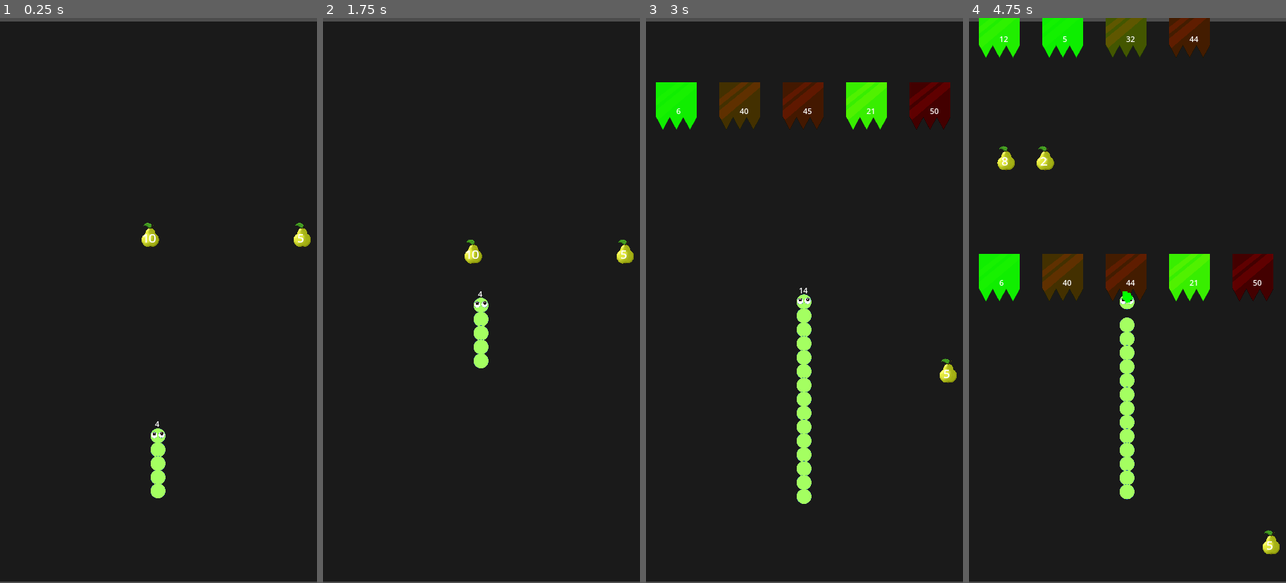
Above: before the commit, frames 1-4 (left to right).
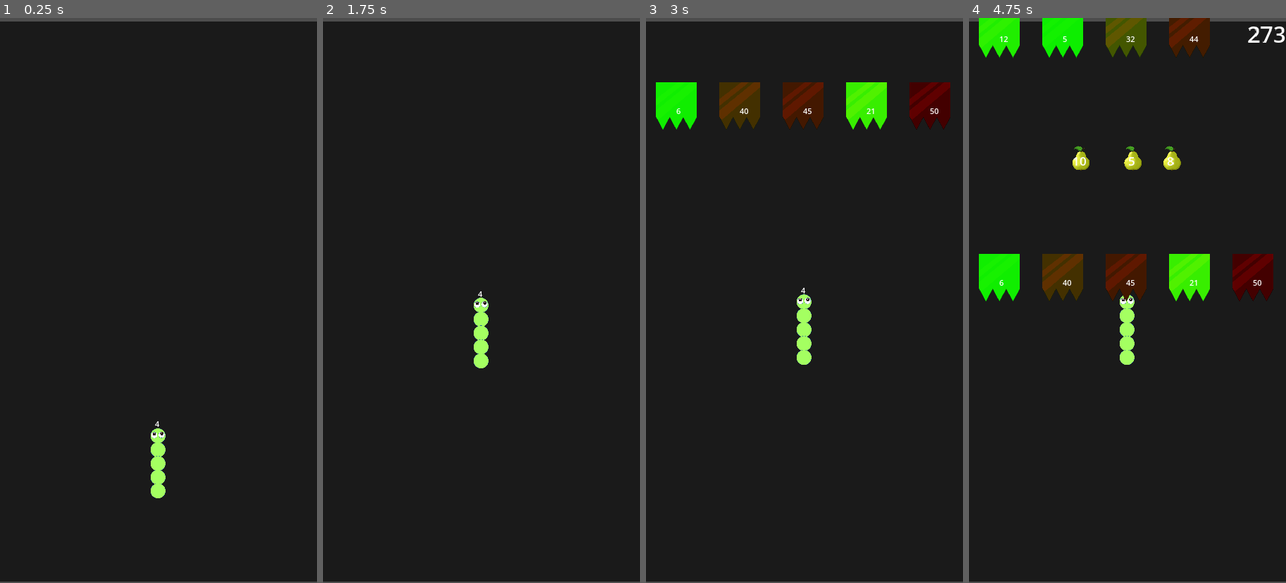
Above: after the commit, the same moments.

Repository: owasi70/SnakeRunV1
Game: Godot game, scene res://scene/main.tscn
Two runs of this game, one before a commit and one after it. Both use one fixed random seed, a clock stepped at 60 frames per second and the inputs below.
Inputs (mouse positions are in pixels of both pictures, inside the frame that each line leads up to):
- Up to frame 1 (0.25 s): no input
- Up to frame 2 (1.75 s): move the mouse to (551, 272) at 0.52 s; move the mouse to (418, 328) at 1.27 s
- Up to frame 3 (3 s): move the mouse to (836, 176) at 2.02 s; move the mouse to (788, 413) at 2.77 s
- Up to frame 4 (4.75 s): move the mouse to (1222, 385) at 3.52 s; move the mouse to (1032, 215) at 4.27 s

The runs differ from the first frame. In frame 1, 0.3% of the frame differs, in the area x 44-98%, y 36-41%; in frame 2, 0.3%; in frame 3, 1.1%; in frame 4, 2.2%, in the area x 8-100%, y 1-95%.

Commit message:
Upto UI
StartMenu + Score+Signal Manager + Game Manager

Diff:
--- a/Autoload/game_manager.gd
+++ b/Autoload/game_manager.gd
@@ -1,7 +1,15 @@
 extends Node
 
+const MAIN:PackedScene = preload("res://scene/main.tscn")
+const STARTMENU:PackedScene = preload("res://scene/start_menu.tscn")
+
+var final_score:int = 0
+func start_game():
+	get_tree().change_scene_to_packed(MAIN)
+
+func game_over():
+	get_tree().change_scene_to_packed(STARTMENU)
 
 
-
-func game_over():
-	print("Game Over!")
+func set_final_score(score:int)-> void:
+	final_score = score
--- /dev/null
+++ b/Autoload/signal_manager.gd
@@ -0,0 +1,4 @@
+extends Node
+
+signal On_Score_Update
+signal On_Health_Update
--- a/project.godot
+++ b/project.godot
@@ -18,6 +18,7 @@
 [autoload]
 
 GameManager="*res://Autoload/game_manager.gd"
+SignalManager="*res://Autoload/signal_manager.gd"
 
 [display]
 
--- a/scene/box.tscn
+++ b/scene/box.tscn
@@ -4,13 +4,13 @@
 [ext_resource type="Texture2D" uid="uid://dq1isnrnrnjl3" path="res://asset/ob2.png" id="1_o7qi3"]
 
 [sub_resource type="RectangleShape2D" id="RectangleShape2D_ppd61"]
-size = Vector2(83, 91)
+size = Vector2(83, 95)
 
 [sub_resource type="Curve" id="Curve_1higy"]
 _data = [Vector2(0, 1), 0.0, 0.0, 0, 0, Vector2(1, 0.021978), 0.0, 0.0, 0, 0]
 point_count = 2
 
-[sub_resource type="CurveTexture" id="CurveTexture_y5twt"]
+[sub_resource type="CurveTexture" id="CurveTexture_pfhc8"]
 curve = SubResource("Curve_1higy")
 
 [sub_resource type="ParticleProcessMaterial" id="ParticleProcessMaterial_dkanc"]
@@ -23,29 +23,23 @@
 initial_velocity_max = 500.0
 gravity = Vector3(0, 0, 0)
 scale_max = 10.0
-scale_curve = SubResource("CurveTexture_y5twt")
+scale_curve = SubResource("CurveTexture_pfhc8")
 color = Color(0, 1, 0, 1)
 
 [node name="Box" type="RigidBody2D" groups=["Box"]]
-disable_mode = 1
+mass = 0.001
 gravity_scale = 0.0
-can_sleep = false
-lock_rotation = true
-freeze = true
 freeze_mode = 1
-continuous_cd = 2
 contact_monitor = true
-max_contacts_reported = 10
-linear_damp_mode = 1
+max_contacts_reported = 1
 script = ExtResource("1_mogw3")
-dont_move = true
 
 [node name="Sprite2D" type="Sprite2D" parent="."]
 scale = Vector2(0.5, 0.5)
 texture = ExtResource("1_o7qi3")
 
 [node name="CollisionShape2D" type="CollisionShape2D" parent="."]
-position = Vector2(0.5, -2.5)
+position = Vector2(0.5, -0.5)
 shape = SubResource("RectangleShape2D_ppd61")
 
 [node name="Label" type="Label" parent="."]
@@ -53,6 +47,7 @@
 offset_bottom = 23.0
 
 [node name="GPUParticles2D" type="GPUParticles2D" parent="."]
+visible = false
 position = Vector2(1, 40)
 rotation = 1.61904
 emitting = false
--- a/scene/main.tscn
+++ b/scene/main.tscn
@@ -7,6 +7,7 @@
 [ext_resource type="PackedScene" uid="uid://dylej43hp4b51" path="res://scene/food.tscn" id="5_ttqjx"]
 [ext_resource type="Script" path="res://script/box_manager.gd" id="6_413no"]
 [ext_resource type="PackedScene" uid="uid://bw6hdqsks2n0o" path="res://scene/box.tscn" id="7_crl1a"]
+[ext_resource type="Script" path="res://script/hud.gd" id="8_tn8h0"]
 
 [node name="main" type="Node2D"]
 
@@ -33,7 +34,6 @@
 script = ExtResource("4_d8dcq")
 snake_path = NodePath("../snake")
 food_scene = ExtResource("5_ttqjx")
-appearance_frequency = 60
 
 [node name="BoxManager" type="Node2D" parent="."]
 script = ExtResource("6_413no")
@@ -44,3 +44,27 @@
 min_spawn_dist = 1000.0
 
 [node name="Timer" type="Timer" parent="."]
+
+[node name="CanvasLayer" type="CanvasLayer" parent="."]
+
+[node name="hud" type="Control" parent="CanvasLayer"]
+layout_mode = 3
+anchors_preset = 15
+anchor_right = 1.0
+anchor_bottom = 1.0
+grow_horizontal = 2
+grow_vertical = 2
+script = ExtResource("8_tn8h0")
+
+[node name="scoreLabel" type="Label" parent="CanvasLayer/hud"]
+top_level = true
+layout_mode = 1
+anchors_preset = 1
+anchor_left = 1.0
+anchor_right = 1.0
+offset_left = -40.0
+offset_bottom = 64.0
+grow_horizontal = 0
+size_flags_horizontal = 4
+size_flags_vertical = 0
+theme_override_font_sizes/font_size = 46
--- /dev/null
+++ b/scene/node_2d.tscn
@@ -0,0 +1,64 @@
+[gd_scene load_steps=10 format=3 uid="uid://dv0cqrxjlwlkx"]
+
+[ext_resource type="Script" path="res://text/rigid_body_2d.gd" id="1_2r8b8"]
+[ext_resource type="Texture2D" uid="uid://bb77tm6myevic" path="res://asset/head.png" id="2_02wl3"]
+[ext_resource type="Texture2D" uid="uid://3si5snhm4sf5" path="res://asset/candy-256.png" id="3_a7nbj"]
+[ext_resource type="Texture2D" uid="uid://bpo7pu64qci3b" path="res://asset/apple-256.png" id="3_lr6bu"]
+[ext_resource type="PackedScene" uid="uid://bw6hdqsks2n0o" path="res://scene/box.tscn" id="5_5fsth"]
+
+[sub_resource type="CircleShape2D" id="CircleShape2D_ln1hb"]
+radius = 49.366
+
+[sub_resource type="WorldBoundaryShape2D" id="WorldBoundaryShape2D_uu8fi"]
+
+[sub_resource type="CircleShape2D" id="CircleShape2D_t5l2t"]
+radius = 58.0345
+
+[sub_resource type="CircleShape2D" id="CircleShape2D_fo66r"]
+radius = 102.489
+
+[node name="Node2D" type="Node2D"]
+
+[node name="RigidBody2D" type="RigidBody2D" parent="."]
+position = Vector2(278, 567)
+contact_monitor = true
+max_contacts_reported = 1
+script = ExtResource("1_2r8b8")
+
+[node name="Sprite2D" type="Sprite2D" parent="RigidBody2D"]
+texture = ExtResource("2_02wl3")
+
+[node name="CollisionShape2D" type="CollisionShape2D" parent="RigidBody2D"]
+shape = SubResource("CircleShape2D_ln1hb")
+
+[node name="StaticBody2D" type="StaticBody2D" parent="."]
+position = Vector2(342, 1112)
+
+[node name="CollisionShape2D" type="CollisionShape2D" parent="StaticBody2D"]
+shape = SubResource("WorldBoundaryShape2D_uu8fi")
+
+[node name="RigidBody2D2" type="RigidBody2D" parent="."]
+position = Vector2(546, 357)
+
+[node name="Sprite2D" type="Sprite2D" parent="RigidBody2D2"]
+scale = Vector2(0.5, 0.5)
+texture = ExtResource("3_a7nbj")
+
+[node name="CollisionShape2D" type="CollisionShape2D" parent="RigidBody2D2"]
+shape = SubResource("CircleShape2D_t5l2t")
+
+[node name="StaticBody2D2" type="StaticBody2D" parent="."]
+position = Vector2(127, 996)
+
+[node name="Sprite2D" type="Sprite2D" parent="StaticBody2D2"]
+texture = ExtResource("3_lr6bu")
+
+[node name="CollisionShape2D" type="CollisionShape2D" parent="StaticBody2D2"]
+shape = SubResource("CircleShape2D_fo66r")
+
+[node name="Box" parent="." instance=ExtResource("5_5fsth")]
+position = Vector2(280, 819)
+rotation = -3.1137
+
+[connection signal="body_entered" from="RigidBody2D" to="RigidBody2D" method="_on_body_entered"]
+[connection signal="body_shape_entered" from="RigidBody2D" to="RigidBody2D" method="_on_body_shape_entered"]
--- a/scene/snake.tscn
+++ b/scene/snake.tscn
@@ -8,11 +8,32 @@
 radius = 14.0
 
 [sub_resource type="CircleShape2D" id="CircleShape2D_qwwvl"]
+radius = 22.19
+
+[sub_resource type="Curve" id="Curve_d645g"]
+_data = [Vector2(0, 1), 0.0, 0.0, 0, 0, Vector2(1, 0.021978), 0.0, 0.0, 0, 0]
+point_count = 2
+
+[sub_resource type="CurveTexture" id="CurveTexture_y5twt"]
+curve = SubResource("Curve_d645g")
+
+[sub_resource type="ParticleProcessMaterial" id="ParticleProcessMaterial_h6mmp"]
+lifetime_randomness = 0.5
+particle_flag_disable_z = true
+emission_shape = 2
+emission_sphere_radius = 1.0
+spread = 116.031
+flatness = 0.73
+initial_velocity_max = 500.0
+gravity = Vector3(0, 0, 0)
+scale_max = 10.0
+scale_curve = SubResource("CurveTexture_y5twt")
+color = Color(0.36, 1, 0.36, 1)
 
 [node name="snake" type="RigidBody2D" groups=["snake"]]
-disable_mode = 2
-mass = 0.001
-gravity_scale = 0.0
+collision_mask = 3
+contact_monitor = true
+max_contacts_reported = 1
 script = ExtResource("1_1y70h")
 tail_scene = ExtResource("2_httmn")
 
@@ -37,5 +58,21 @@
 [node name="TouchScreenButton" type="TouchScreenButton" parent="."]
 shape = SubResource("CircleShape2D_qwwvl")
 
+[node name="GPUParticles2D" type="GPUParticles2D" parent="."]
+position = Vector2(0, -23)
+rotation = 1.5708
+emitting = false
+amount = 50
+amount_ratio = 0.975
+process_material = SubResource("ParticleProcessMaterial_h6mmp")
+lifetime = 0.7
+speed_scale = 0.84
+explosiveness = 1.0
+randomness = 0.7
+fixed_fps = 0
+collision_base_size = 0.0
+draw_order = 0
+trail_sections = 4
+
 [connection signal="pressed" from="TouchScreenButton" to="." method="_on_touch_screen_button_pressed"]
 [connection signal="released" from="TouchScreenButton" to="." method="_on_touch_screen_button_released"]
--- /dev/null
+++ b/scene/start_menu.tscn
@@ -0,0 +1,204 @@
+[gd_scene load_steps=8 format=3 uid="uid://ckmciqr8cjc8k"]
+
+[ext_resource type="Script" path="res://script/start_menu.gd" id="1_pe21p"]
+[ext_resource type="Texture2D" uid="uid://bg6nf6nalmvor" path="res://asset/bg.png" id="2_x7mcd"]
+[ext_resource type="Texture2D" uid="uid://cpgr1jdahp86t" path="res://asset/body.png" id="3_gxdx6"]
+[ext_resource type="Texture2D" uid="uid://bb77tm6myevic" path="res://asset/head.png" id="4_7nrpy"]
+
+[sub_resource type="Animation" id="Animation_wg1j7"]
+resource_name = "Startanim"
+length = 2.0
+tracks/0/type = "value"
+tracks/0/imported = false
+tracks/0/enabled = true
+tracks/0/path = NodePath("AnimationPlayer/Sprite2D:position")
+tracks/0/interp = 1
+tracks/0/loop_wrap = false
+tracks/0/keys = {
+"times": PackedFloat32Array(0, 1.5, 1.6),
+"transitions": PackedFloat32Array(1, 1, 1),
+"update": 0,
+"values": [Vector2(312, 512), Vector2(312, 684), Vector2(312, 682)]
+}
+tracks/1/type = "value"
+tracks/1/imported = false
+tracks/1/enabled = true
+tracks/1/path = NodePath("AnimationPlayer/Sprite2D2:position")
+tracks/1/interp = 1
+tracks/1/loop_wrap = false
+tracks/1/keys = {
+"times": PackedFloat32Array(0, 1.5, 1.7, 2),
+"transitions": PackedFloat32Array(1, 1, 1, 1),
+"update": 0,
+"values": [Vector2(311, 481), Vector2(311, 653), Vector2(311, 657), Vector2(311, 653)]
+}
+tracks/2/type = "value"
+tracks/2/imported = false
+tracks/2/enabled = true
+tracks/2/path = NodePath("AnimationPlayer/Sprite2D3:position")
+tracks/2/interp = 1
+tracks/2/loop_wrap = false
+tracks/2/keys = {
+"times": PackedFloat32Array(0, 1.5, 1.7, 2),
+"transitions": PackedFloat32Array(1, 1, 1, 1),
+"update": 0,
+"values": [Vector2(311, 447), Vector2(311, 623), Vector2(311, 628), Vector2(311, 621)]
+}
+tracks/3/type = "value"
+tracks/3/imported = false
+tracks/3/enabled = true
+tracks/3/path = NodePath("AnimationPlayer/Sprite2D4:position")
+tracks/3/interp = 1
+tracks/3/loop_wrap = false
+tracks/3/keys = {
+"times": PackedFloat32Array(0, 1.5, 1.7, 2),
+"transitions": PackedFloat32Array(1, 1, 1, 1),
+"update": 0,
+"values": [Vector2(311, 414), Vector2(311, 597), Vector2(311, 603), Vector2(311, 591)]
+}
+
+[sub_resource type="Animation" id="Animation_4trs0"]
+length = 0.001
+tracks/0/type = "value"
+tracks/0/imported = false
+tracks/0/enabled = true
+tracks/0/path = NodePath("AnimationPlayer/Sprite2D2:position")
+tracks/0/interp = 1
+tracks/0/loop_wrap = true
+tracks/0/keys = {
+"times": PackedFloat32Array(0),
+"transitions": PackedFloat32Array(1),
+"update": 0,
+"values": [Vector2(311, 481)]
+}
+tracks/1/type = "value"
+tracks/1/imported = false
+tracks/1/enabled = true
+tracks/1/path = NodePath("AnimationPlayer/Sprite2D:position")
+tracks/1/interp = 1
+tracks/1/loop_wrap = true
+tracks/1/keys = {
+"times": PackedFloat32Array(0),
+"transitions": PackedFloat32Array(1),
+"update": 0,
+"values": [Vector2(312, 684)]
+}
+tracks/2/type = "value"
+tracks/2/imported = false
+tracks/2/enabled = true
+tracks/2/path = NodePath("AnimationPlayer/Sprite2D3:position")
+tracks/2/interp = 1
+tracks/2/loop_wrap = true
+tracks/2/keys = {
+"times": PackedFloat32Array(0),
+"transitions": PackedFloat32Array(1),
+"update": 0,
+"values": [Vector2(311, 623)]
+}
+tracks/3/type = "value"
+tracks/3/imported = false
+tracks/3/enabled = true
+tracks/3/path = NodePath("AnimationPlayer/Sprite2D4:position")
+tracks/3/interp = 1
+tracks/3/loop_wrap = true
+tracks/3/keys = {
+"times": PackedFloat32Array(0),
+"transitions": PackedFloat32Array(1),
+"update": 0,
+"values": [Vector2(311, 597)]
+}
+
+[sub_resource type="AnimationLibrary" id="AnimationLibrary_70mrk"]
+_data = {
+"RESET": SubResource("Animation_4trs0"),
+"Startanim": SubResource("Animation_wg1j7")
+}
+
+[node name="StartMenu" type="Control"]
+layout_mode = 3
+anchors_preset = 15
+anchor_right = 1.0
+anchor_bottom = 1.0
+grow_horizontal = 2
+grow_vertical = 2
+script = ExtResource("1_pe21p")
+
+[node name="TextureRect" type="TextureRect" parent="."]
+layout_mode = 0
+offset_right = 650.0
+offset_bottom = 1165.0
+rotation = 0.0022733
+texture = ExtResource("2_x7mcd")
+expand_mode = 1
+
+[node name="VBoxContainer" type="VBoxContainer" parent="."]
+layout_mode = 1
+anchors_preset = 5
+anchor_left = 0.5
+anchor_right = 0.5
+offset_left = -95.5
+offset_top = 238.46
+offset_right = 95.5
+offset_bottom = 285.46
+grow_horizontal = 2
+
+[node name="Label" type="Label" parent="VBoxContainer"]
+layout_mode = 2
+size_flags_horizontal = 4
+theme_override_font_sizes/font_size = 59
+text = "SNAKE RUN"
+horizontal_alignment = 1
+
+[node name="highScore" type="Label" parent="VBoxContainer"]
+layout_mode = 2
+text = "HIGH SCORE:"
+horizontal_alignment = 1
+vertical_alignment = 1
+
+[node name="StartButton" type="Button" parent="."]
+layout_mode = 1
+anchors_preset = 8
+anchor_left = 0.5
+anchor_top = 0.5
+anchor_right = 0.5
+anchor_bottom = 0.5
+offset_left = -53.5
+offset_top = 232.0
+offset_right = 53.5
+offset_bottom = 263.0
+grow_horizontal = 2
+grow_vertical = 2
+theme_override_font_sizes/font_size = 76
+text = "TAP TO PLAY"
+icon_alignment = 1
+
+[node name="AnimationPlayer" type="AnimationPlayer" parent="."]
+libraries = {
+"": SubResource("AnimationLibrary_70mrk")
+}
+playback_auto_capture_transition_type = 10
+
+[node name="Sprite2D4" type="Sprite2D" parent="AnimationPlayer"]
+show_behind_parent = true
+position = Vector2(311, 597)
+scale = Vector2(0.4, 0.4)
+texture = ExtResource("3_gxdx6")
+
+[node name="Sprite2D3" type="Sprite2D" parent="AnimationPlayer"]
+show_behind_parent = true
+position = Vector2(311, 623)
+scale = Vector2(0.4, 0.4)
+texture = ExtResource("3_gxdx6")
+
+[node name="Sprite2D2" type="Sprite2D" parent="AnimationPlayer"]
+show_behind_parent = true
+position = Vector2(311, 481)
+scale = Vector2(0.4, 0.4)
+texture = ExtResource("3_gxdx6")
+
+[node name="Sprite2D" type="Sprite2D" parent="AnimationPlayer"]
+position = Vector2(312, 684)
+scale = Vector2(0.4, 0.4)
+texture = ExtResource("4_7nrpy")
+
+[connection signal="pressed" from="StartButton" to="." method="_on_start_button_pressed"]
--- a/scene/tail_segment.tscn
+++ b/scene/tail_segment.tscn
@@ -28,5 +28,3 @@
 
 [connection signal="body_entered" from="." to="." method="_on_body_entered"]
 [connection signal="body_exited" from="." to="." method="_on_body_exited"]
-[connection signal="body_entered" from="tailArea" to="." method="_on_tail_area_body_entered"]
-[connection signal="body_exited" from="tailArea" to="." method="_on_tail_area_body_exited"]
--- a/script/box.gd
+++ b/script/box.gd
@@ -12,7 +12,6 @@
 var life_for_color: float
 
 func _ready() -> void:
-	gpu_particles_2d.emitting = false
 	if is_in_group("Box"):
 		life = randi() % 46 + 5
 	else:
@@ -24,6 +23,7 @@
 	gravity_scale = 0
 	lock_rotation = true
 	freeze = true
+
 
 func _process(delta: float) -> void:
 	if dont_move:
@@ -40,15 +40,16 @@
 		update_text()
 
 func _on_body_entered(body: Node) -> void:
-	if body.is_in_group("snake"):
+	print(body.name)
+	if body.is_in_group("Snake"):
 		print(body.name)
 		life -= 1
 		update_text()
-		gpu_particles_2d.emitting = true
+		#gpu_particles_2d.emitting = true
 		body.is_colliding_with_box = true
 		body.decrease_length(1)
-		#if life <= 0:
-			#destroy()
+		if life <= 0:
+			destroy()
 
 
 func update_text() -> void:
@@ -64,14 +65,14 @@
 		color = Color(life_for_color / (max_life_for_red / 2), 1, 0, 1)
 	if sprite:
 		sprite.modulate = color
-#
-#func destroy() -> void:
-	#$Sprite2D.visible = false
-	#$Label.visible = false
-	#$CollisionShape2D.disabled = true
-	#gpu_particles_2d.emitting = true
-	#await get_tree().create_timer(0.5).timeout
-	#queue_free()
+
+func destroy() -> void:
+	$Sprite2D.visible = false
+	$Label.visible = false
+	$CollisionShape2D.disabled = true
+	gpu_particles_2d.emitting = true
+
+	queue_free()
 
 
 
--- /dev/null
+++ b/script/hud.gd
@@ -0,0 +1,23 @@
+extends Control
+
+
+@onready var score_label: Label = $scoreLabel
+
+var score : int = 0
+# Called when the node enters the scene tree for the first time.
+func _ready() -> void:
+	SignalManager.On_Score_Update.connect(on_score_update)
+	SignalManager.On_Health_Update.connect(on_health_update)
+
+
+# Called every frame. 'delta' is the elapsed time since the previous frame.
+func _process(delta: float) -> void:
+	pass
+
+func on_score_update(distance: int)-> void:
+	score += distance
+	score_label.text = str(score)
+
+func on_health_update(health: int)-> void:
+	if health == 0:
+		GameManager.game_over()
--- a/script/snake.gd
+++ b/script/snake.gd
@@ -1,6 +1,6 @@
 extends RigidBody2D
 
-@export var speed: float = 200.0
+@export var speed : float = 200
 @export var sensitivity: float = 10.0
 @export var tail_scene: PackedScene
 @export var follow_speed: float = 20.0
@@ -13,7 +13,8 @@
 var tail_segments: Array = []
 var is_colliding_with_box: bool = false
 var box: Node = null
-
+var last_y_position = position.y
+var score = 0
 func _ready() -> void:
 	update_label()
 	for i in range(health):
@@ -21,6 +22,10 @@
 
 func _process(delta: float) -> void:
 	position.y -= speed * delta
+	if position.y < last_y_position:
+		score += int(abs(position.y - last_y_position))
+		SignalManager.On_Score_Update.emit(score)
+		last_y_position = position.y
 
 	if dragging:
 		var touch_pos : Vector2 = get_global_mouse_position()
@@ -36,7 +41,7 @@
 
 func _physics_process(delta: float) -> void:
 	if not dragging:  # Move only if not dragging
-		linear_velocity = Vector2(0, speed)  # Move upwards
+		linear_velocity = Vector2(0, -speed)  # Move upwards
 	else:
 		linear_velocity = Vector2.ZERO
 func add_tail_segment() -> void:
@@ -65,6 +70,7 @@
 
 func update_label() -> void:
 	health_label.text = str(health)
+	SignalManager.On_Health_Update.emit(health)
 
 func game_over() -> void:
 	print("Game Over!")
--- /dev/null
+++ b/script/start_menu.gd
@@ -0,0 +1,17 @@
+extends Control
+
+@onready var start_button: Button = $StartButton
+@onready var animation_player: AnimationPlayer = $AnimationPlayer
+
+# Called when the node enters the scene tree for the first time.
+func _ready() -> void:
+	animation_player.play("Startanim")
+
+
+# Called every frame. 'delta' is the elapsed time since the previous frame.
+func _process(delta: float) -> void:
+	pass
+
+
+func _on_start_button_pressed() -> void:
+	GameManager.start_game()
--- /dev/null
+++ b/text/rigid_body_2d.gd
@@ -0,0 +1,5 @@
+extends RigidBody2D
+
+
+func _on_body_entered(body: Node) -> void:
+	print(body.name)
Not shown: 1 places in scene/main.tscn that only renumber resources
Not shown: 1 places in scene/snake.tscn that only renumber resources
Empty file added: script/temp.gd
